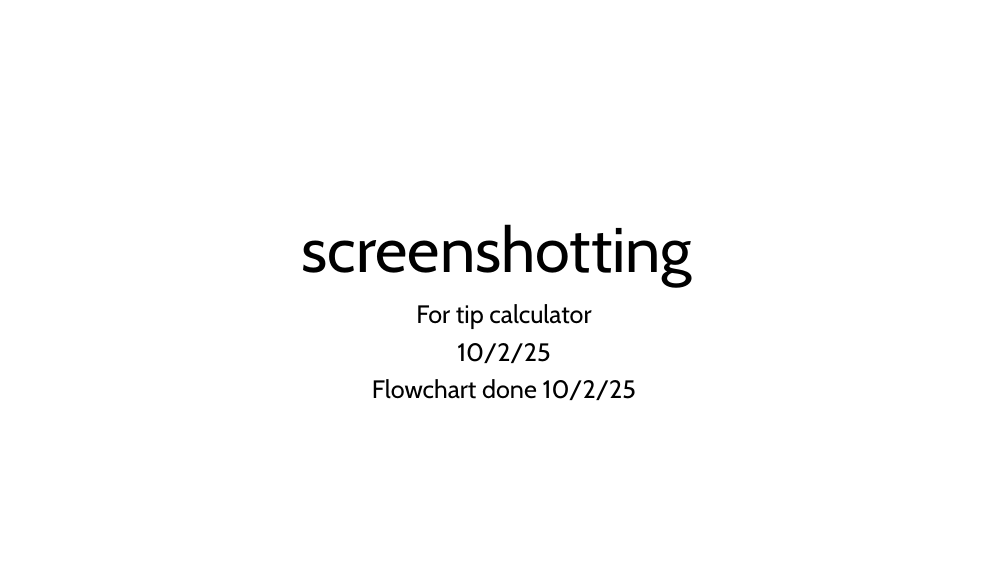
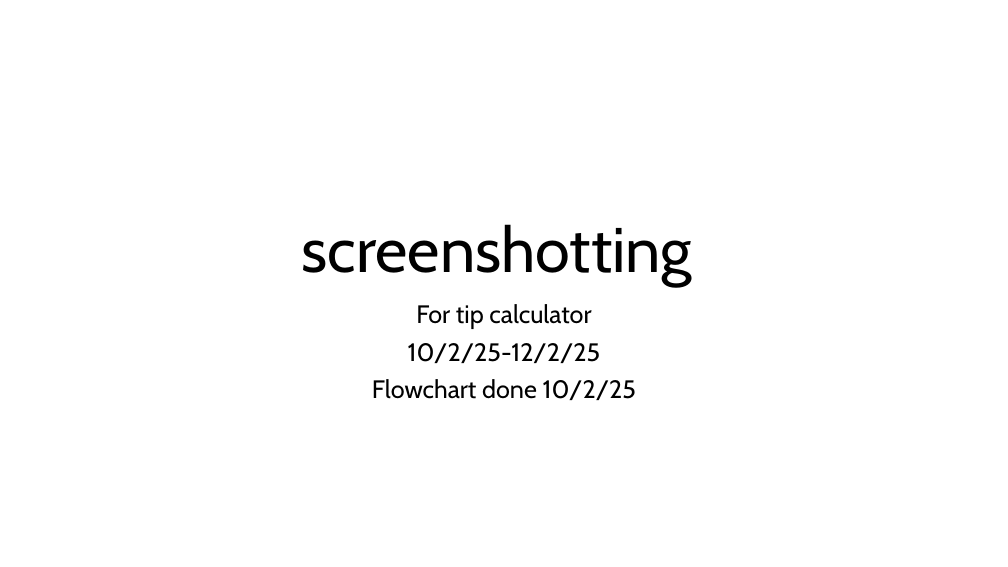
Before and after one commit to PengoPango/403IT_Programming_repos, a slide deck: slide 1 of 403_Programming/assignments/tipcalculatorprogress_screenshots.pptx. Drawn at 1008x567 pixels with LibreOffice and Linux fonts; fonts in the diff are those of the drawing. Boxes give left, top, right and bottom in pixels: in the first picture for what was removed or moved away, otherwise in the second. Text is boxed around its words. In the diff, an @@ line names an element or a change of style, - is before the commit and + after.

```diff
--- a/403_Programming/assignments/tipcalculatorprogress_screenshots.pptx
+++ b/403_Programming/assignments/tipcalculatorprogress_screenshots.pptx
@@ subtitle at [408,343,601,363]: text changed @@
-10/2/25
+10/2/25-12/2/25
```
Also in this commit, not shown: 2 other slides changed, 1 slide added, 5 other files.
